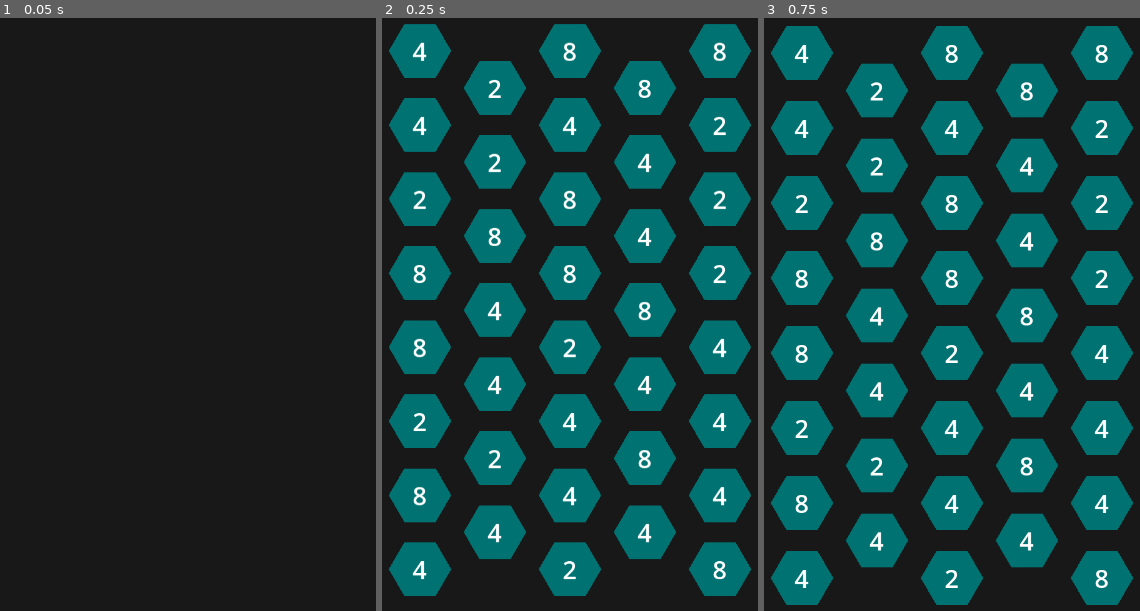
Above: before the commit, frames 1-3 (left to right).
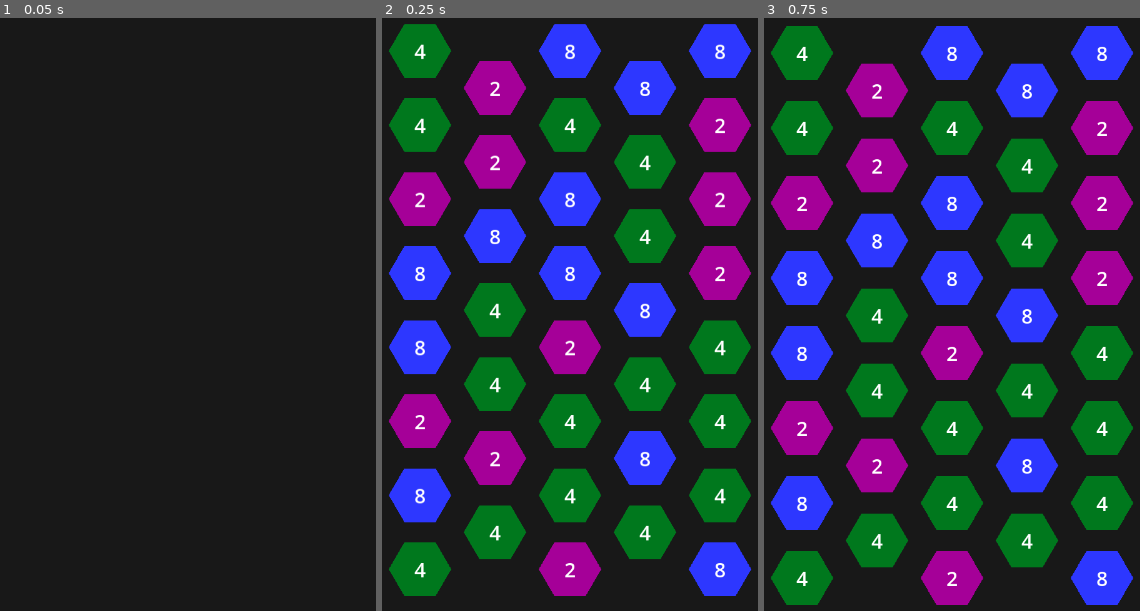
Above: after the commit, the same moments.

Repository: leighpauls/ttfe-
Game: Godot game, scene res://Game.tscn
The game is run twice, just before and just after one commit, with the same random seed, the same clock (stepped at 60 frames per second) and the same inputs.
Inputs (mouse positions are in pixels of both pictures, inside the frame that each line leads up to):
- Up to frame 1 (0.05 s): no input
- Up to frame 2 (0.25 s): no input
- Up to frame 3 (0.75 s): move the mouse to (1049, 338) at 0.52 s; click (1049, 338) at 0.67 s

Frame 1 is identical in both runs. In frame 2, 43% of the frame differs, in the area x 1-99%, y 1-98%; in frame 3, 43%, in the area x 1-99%, y 1-99%.

Commit message:
visual polish and number bag

Diff:
--- a/Brick.gd
+++ b/Brick.gd
@@ -9,6 +9,8 @@
 signal hovered(brick: Brick)
 
 const MOVEMENT_ANIMATION_DURATION = 0.25
+
+var _colors: PackedColorArray
 
 var brick_number: int
 
@@ -25,6 +27,8 @@
 	_line = $Line
 	_label = $label
 	_animation_player = $AnimationPlayer
+
+	_colors = get_meta("colors", PackedColorArray([color]))
 
 	var animation_name = 'movement'
 	var library_name = 'dynamic'
@@ -45,7 +49,23 @@
 	_animation_player.add_animation_library(library_name, lib)
 
 func _process(_delta):
-	_label.set_text(var_to_str(brick_number))
+	var color_idx = int(log(brick_number) / log(2)) % _colors.size()
+	color = _colors[color_idx]
+
+	var display_number := brick_number
+	var display_unit := ''
+	if display_number >= 1024:
+		display_number /= 1024
+		display_unit = 'K'
+	if display_number >= 1024:
+		display_number /= 1024
+		display_unit = 'M'
+	if display_number >= 1024:
+		display_number /= 1024
+		display_unit = 'G'
+
+
+	_label.set_text(str(display_number) + display_unit)
 
 func _unhandled_input(event):
 	if event is InputEventMouseButton:
--- a/Brick.tscn
+++ b/Brick.tscn
@@ -4,13 +4,14 @@
 [ext_resource type="Script" path="res://Line.gd" id="3_imkud"]
 
 [sub_resource type="LabelSettings" id="LabelSettings_pw6qh"]
-font_size = 40
+font_size = 32
 
 [node name="brick" type="Polygon2D"]
 z_index = 2
 color = Color(0, 0.447059, 0.447059, 1)
 polygon = PackedVector2Array(-25, -43, 25, -43, 50, 2.08165e-12, 25, 43, -25, 43, -50, 2.08165e-12)
 script = ExtResource("2_0ffmt")
+metadata/colors = PackedColorArray(0, 0.517647, 0.462745, 1, 0.648866, 0.00016926, 0.599398, 1, 0, 0.473371, 0.116767, 1, 0.179606, 0.216637, 1, 1, 0.670357, 0.208561, 0, 1, 1.83241e-06, 0.428839, 0.555154, 1, 0.519686, 0.00301959, 0.851675, 1, 0.580392, 0.309804, 0, 1, 0.364423, 0.498719, 0, 1, 0.428702, 0.251548, 1, 1, 0.836598, 0, 0.12495, 1, 0, 0.536152, 0.251751, 1)
 
 [node name="Line" type="Polygon2D" parent="."]
 visible = false
@@ -23,7 +24,7 @@
 offset_top = -27.0
 offset_right = 41.0
 offset_bottom = 28.0
-text = "2"
+text = "256K"
 label_settings = SubResource("LabelSettings_pw6qh")
 horizontal_alignment = 1
 vertical_alignment = 1
--- a/Game.gd
+++ b/Game.gd
@@ -16,12 +16,12 @@
 		for y in range(Brick.HEIGHT):
 			if x % 2 == 1 and y == Brick.HEIGHT - 1:
 				continue
-			_create_brick(Vector2i(x, y))
+			_create_brick(Vector2i(x, y), [2, 4, 8])
 
-func _create_brick(grid_position: Vector2i) -> Brick:
+func _create_brick(grid_position: Vector2i, number_bag: Array[int]) -> Brick:
 	var new_brick: Brick = brick_scene.instantiate()
 
-	new_brick.brick_number = int(pow(2, rng.randi_range(1, 3)))
+	new_brick.brick_number = number_bag[rng.randi_range(0, number_bag.size() - 1)]
 
 	new_brick.clicked.connect(_on_brick_clicked)
 	new_brick.hovered.connect(_on_brick_hovered)
@@ -91,14 +91,27 @@
 		var removed_grid_position = removed_brick.get_grid_position()
 		_brick_parent.remove_child(removed_brick)
 
-		for child in _brick_parent.get_children():
-			var b := child as Brick
-			if b == null:
-				continue
-
+		for b in _all_bricks():
 			var p = b.get_grid_position()
 
 			if p.x == removed_grid_position.x and p.y < removed_grid_position.y:
 				b.set_grid_position(p + Vector2i(0, 1))
 
-		_create_brick(Vector2i(removed_grid_position.x, 0))
+		_create_brick(Vector2i(removed_grid_position.x, 0), _make_number_bag())
+
+func _all_bricks() -> Array[Brick]:
+	var result: Array[Brick] = []
+	for child in _brick_parent.get_children():
+		var b := child as Brick
+		if b != null:
+			result.push_back(b)
+	return result
+
+func _make_number_bag() -> Array[int]:
+	var seed_numbers := [2, 4, 8]
+	var result: Array[int] = []
+	for _i in range(5):
+		result.append(seed_numbers)
+	for brick in _all_bricks():
+		result.push_back(brick.brick_number)
+	return result
